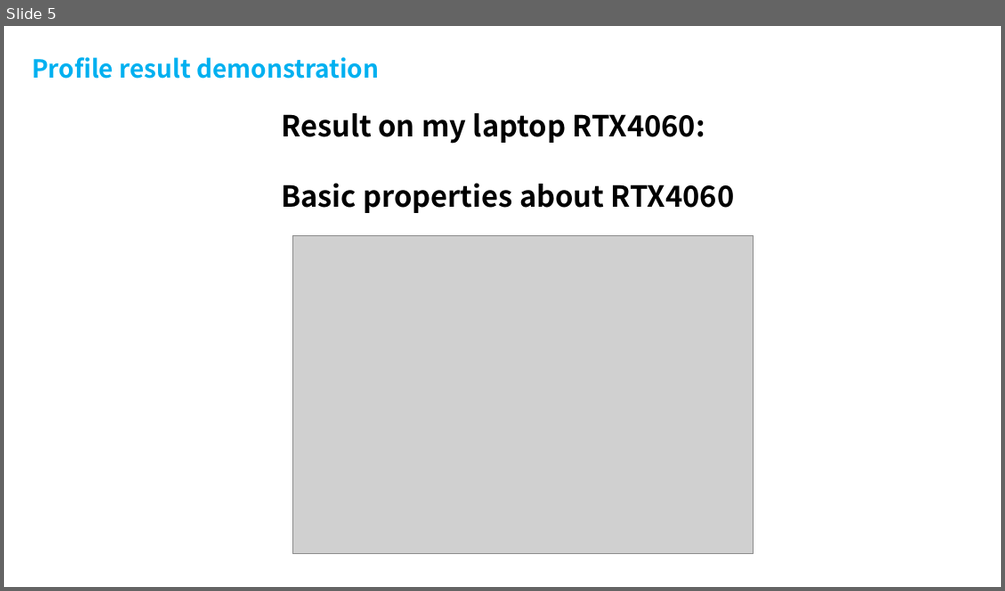
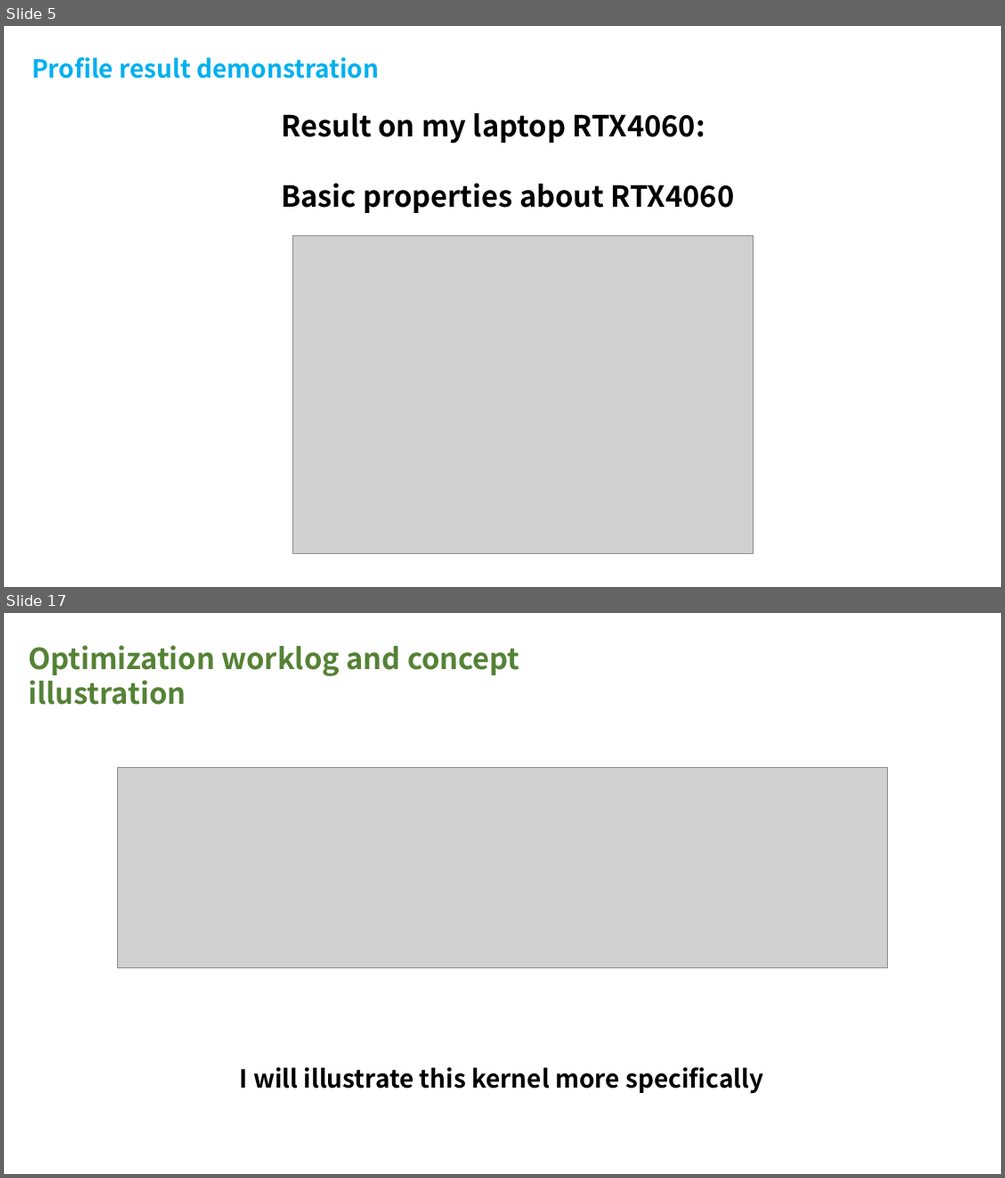
Before and after one commit to InhabitancyCocoon/feather_gemm, a slide deck: docs/presentation.pptx. Shown one above the other, each under a label of ours: slide 5 before the commit, slides 5 and 17 after it; the slides between them are not shown. The pictures are 1005x591 and 1005x1178 pixels, drawn with LibreOffice and Linux fonts; fonts in the diff are those of the drawing; grey boxes stand for pictures. Boxes give left, top, right and bottom in pixels: in the first picture for what was removed or moved away, otherwise in the second. Text is boxed around its words. In the diff, an @@ line names an element or a change of style, - is before the commit and + after.

```diff
--- a/docs/presentation.pptx
+++ b/docs/presentation.pptx
@@ slide 17 added at (x1=4, y1=613, x2=1001, y2=1174), background #FFFFFF @@
@@ text added at (x1=28, y1=645, x2=520, y2=705), 28 pt, text #548235, bold @@
+Optimization worklog and concept illustration
@@ picture added at (x1=118, y1=767, x2=887, y2=967) @@
@@ text added at (x1=239, y1=1067, x2=763, y2=1094), 24 pt, text #000000, bold @@
+I will illustrate this kernel more specifically
```
Also in this commit, not shown: 6 slides changed, 40 other slides added, 5 slides removed.
